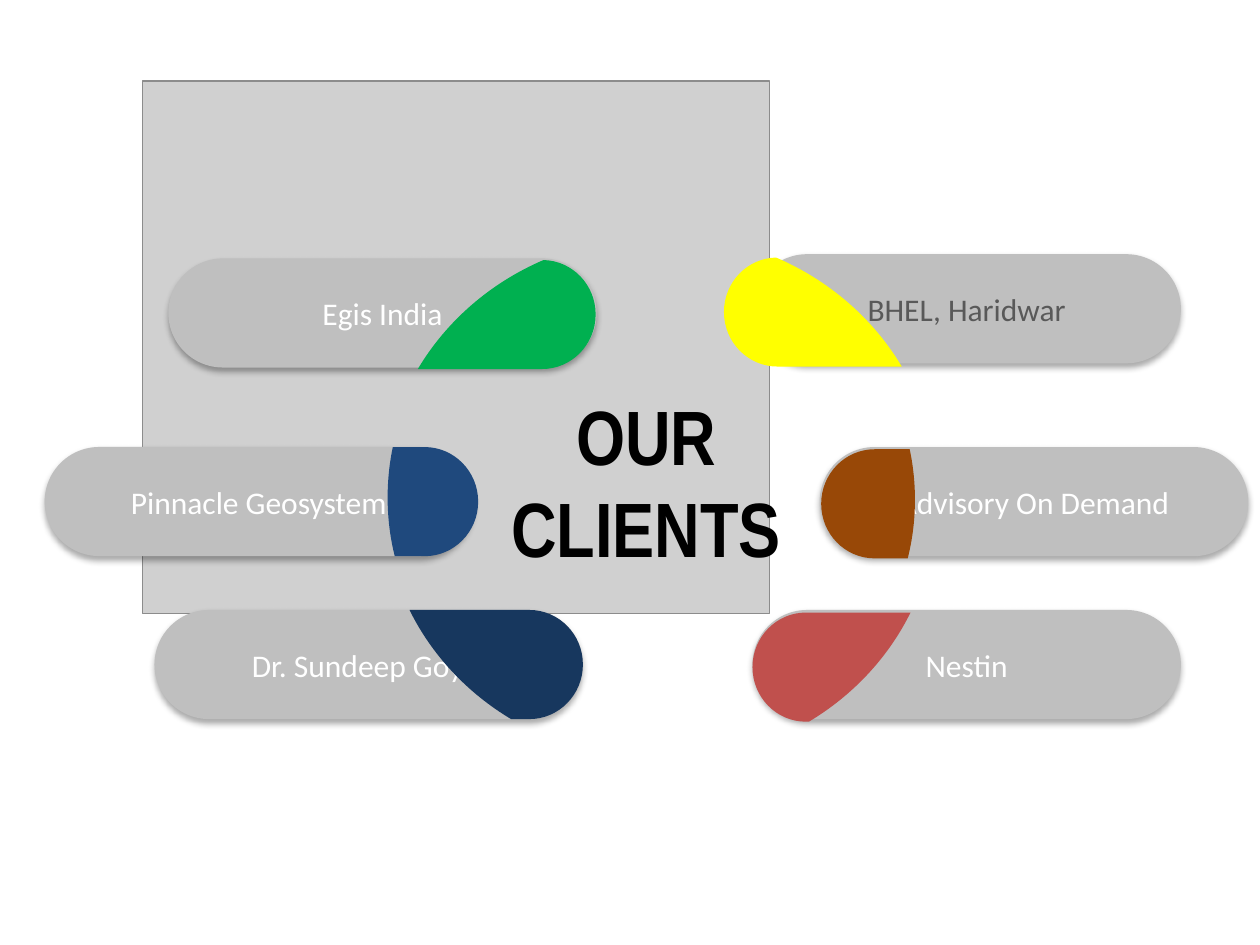
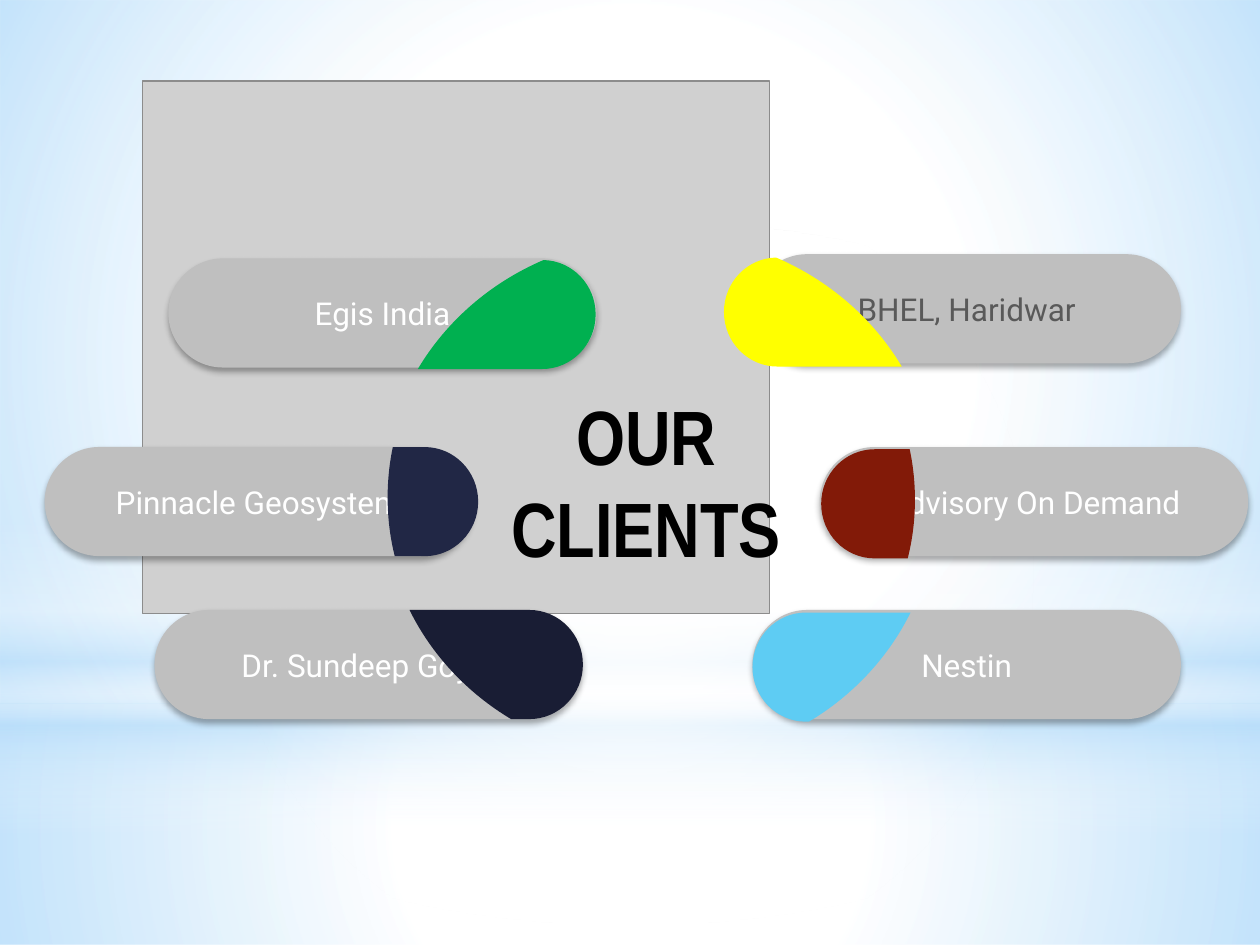
Before and after one commit to Anvisys/Documents, a slide deck: slide 13 of Anvisys presentation & poster.pptx. Drawn at 1260x945 pixels with LibreOffice and Linux fonts; fonts in the diff are those of the drawing; grey boxes stand for pictures. Boxes give left, top, right and bottom in pixels: in the first picture for what was removed or moved away, otherwise in the second. Text is boxed around its words. In the diff, an @@ line names an element or a change of style, - is before the commit and + after.

Commit message:
changes made
Added slides and posters
Nestin presentation complete
review for email content required.

```diff
--- a/Anvisys presentation & poster.pptx
+++ b/Anvisys presentation & poster.pptx
@@ rectangle added at bbox=[0, 0, 1260, 703], fill gradient #FFFFFF to #B4DCFA @@
@@ ellipse added at bbox=[0, 220, 1260, 924], fill gradient #FFFFFF @@
@@ freeform shape at bbox=[388, 447, 479, 557]: fill #1F497D to #212745 @@
@@ freeform shape at bbox=[822, 450, 915, 559]: fill #984807 to #821A08 @@
@@ rectangle added at bbox=[0, 519, 1260, 834], fill gradient #FFFFFF to #B4DCFA @@
@@ freeform shape at bbox=[410, 610, 583, 719]: fill #17375E to #191D34 @@
@@ font Calibri to Roboto in 6 elements at bbox=[169, 258, 597, 368], bbox=[44, 447, 472, 557], bbox=[155, 610, 583, 719], bbox=[752, 255, 1181, 364], bbox=[820, 447, 1249, 557], bbox=[752, 610, 1181, 719] @@
@@ freeform shape at bbox=[752, 612, 910, 722]: fill #C0504D to #5ECCF3 @@
@@ rectangle added at bbox=[0, 703, 1260, 945], fill gradient #FFFFFF to #B4DCFA @@
```
Also in this commit, not shown: 1 other slide changed, 4 other files.
